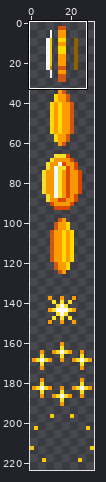
Edited in one commit: sprite sheet (effect-11.png). The picture above shows the old version from afar; the outline marks the close-up.
Close-up. Before the edit:
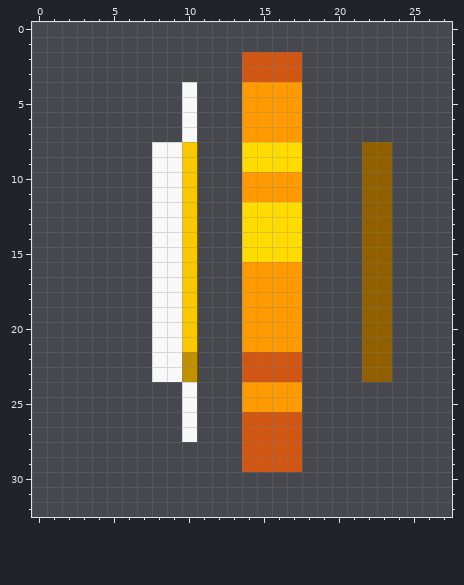
The file is 32x224 pixels. Shown: x 0..27, y 0..32.
And afterwards:
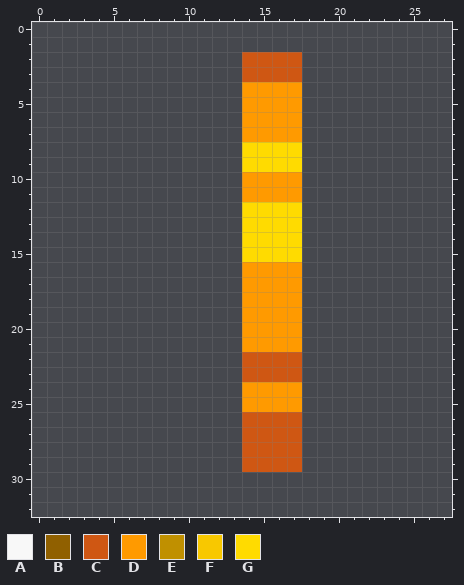
Palette (. is transparent): A #f8f8f8  B #906000  C #cf5713  D #ff9a00  E #c09000  F #f8c800  G #ffdb00
Changes in this commit:
@@ x 0..27 @@
  3 ..............CCCC..........
- 4 ..........A...DDDD..........
- 5 ..........A...DDDD..........
- 6 ..........A...DDDD..........
- 7 ..........A...DDDD..........
- 8 ........AAF...GGGG....BB....
- 9 ........AAF...GGGG....BB....
-10 ........AAF...DDDD....BB....
-11 ........AAF...DDDD....BB....
-12 ........AAF...GGGG....BB....
-13 ........AAF...GGGG....BB....
-14 ........AAF...GGGG....BB....
-15 ........AAF...GGGG....BB....
-16 ........AAF...DDDD....BB....
-17 ........AAF...DDDD....BB....
-18 ........AAF...DDDD....BB....
-19 ........AAF...DDDD....BB....
-20 ........AAF...DDDD....BB....
-21 ........AAF...DDDD....BB....
-22 ........AAE...CCCC....BB....
-23 ........AAE...CCCC....BB....
-24 ..........A...DDDD..........
-25 ..........A...DDDD..........
-26 ..........A...CCCC..........
-27 ..........A...CCCC..........
+ 4 ..............DDDD..........
+ 5 ..............DDDD..........
+ 6 ..............DDDD..........
+ 7 ..............DDDD..........
+ 8 ..............GGGG..........
+ 9 ..............GGGG..........
+10 ..............DDDD..........
+11 ..............DDDD..........
+12 ..............GGGG..........
+13 ..............GGGG..........
+14 ..............GGGG..........
+15 ..............GGGG..........
+16 ..............DDDD..........
+17 ..............DDDD..........
+18 ..............DDDD..........
+19 ..............DDDD..........
+20 ..............DDDD..........
+21 ..............DDDD..........
+22 ..............CCCC..........
+23 ..............CCCC..........
+24 ..............DDDD..........
+25 ..............DDDD..........
+26 ..............CCCC..........
+27 ..............CCCC..........
 28 ..............CCCC..........
Boxes around the changes in both close-ups, in picture pixels (x1, y1, x2, y2):
erased: (152, 82, 197, 442)
erased: (362, 142, 392, 382)
